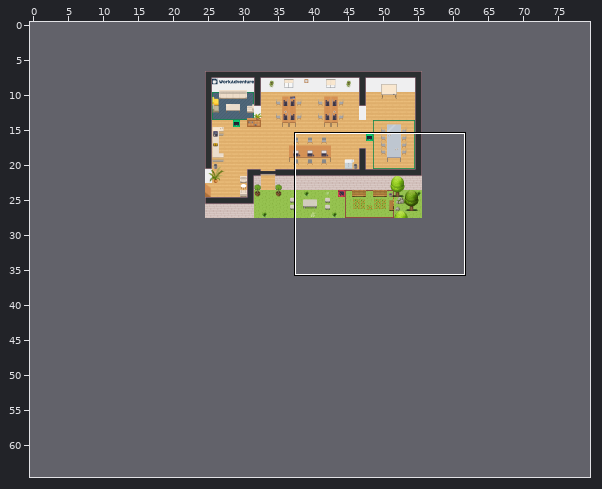
Tiled map (JSON), stored at office.tmj. Above: a wide view before the commit, with the close-up outlined.
Close-up. The starting point:
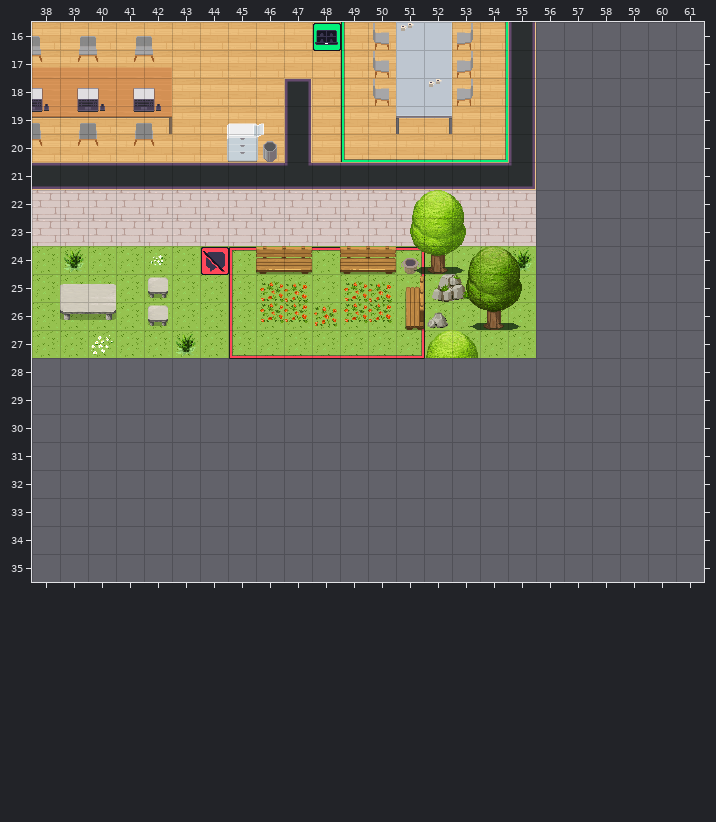
Cells are 32x32 px. Shown: x 38..61, y 16..35. The commit also changed other parts of the map, which this record leaves out. The old version is drawn lined up with the new one.
After the commit:
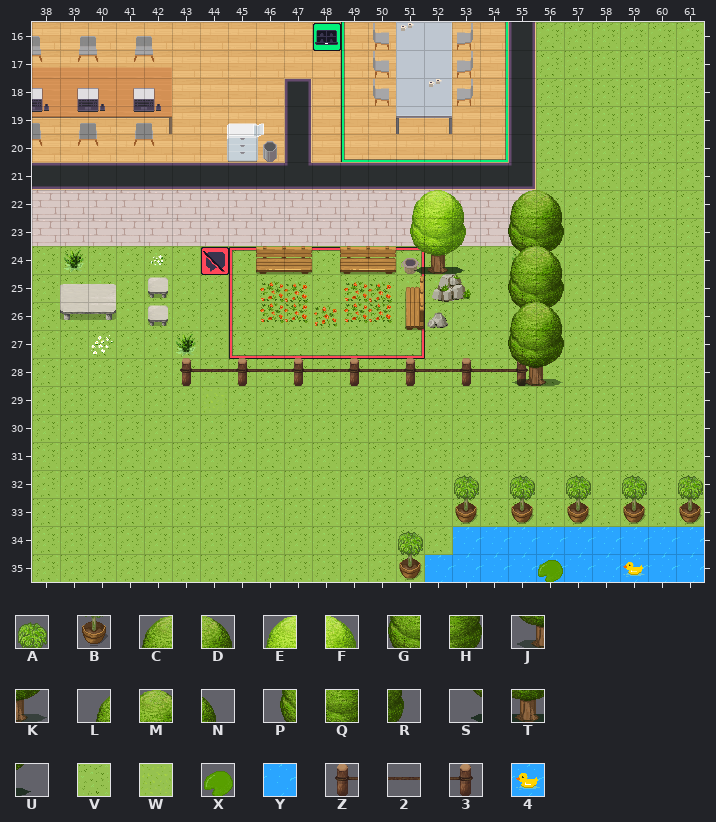
Key: from "WA_Decoration": A 78, B 90; from "WA_Exterior": C 0, D 1, E 3, F 4, G 25, H 26, J 50, K 51, L 75, M 76, N 77, P 100, Q 101, R 102, S 125, T 126, U 127, V 628, W 629, X 632, Y 676, Z 729, 2 730, 3 731, 4 768.
_ is an empty cell.
Tiles of an added or newly shown layer are drawn over the layers below it.
Difference:
map size 31x21 -> 80x65 cells (old content now starts at 25,7; both pictures use the new coordinates)
Layer "floor/floor1":
The edit adds tile V in rows 16 to 27 at x 56 to 61; in row 28 at x 38 to 61; in row 29 at x 38 to 43 and 45 to 61; in rows 30 to 34 at x 38 to 61; in row 35 at x 38 to 58 and 60 to 61.
The edit adds tile W in row 29 at x 44.
Layer "floor/floor2":
The edit adds tile Y in row 34 at x 53 to 61; in row 35 at x 52 to 61.
Layer "furniture/furniture1":
The edit adds tile 2 in row 28 at x 44 to 54.
The edit adds tile 3 in row 28 at x 55.
The edit adds tile A in row 32 at x 53, 55, 57, 59 and 61; in row 34 at x 51.
The edit adds tile B in row 33 at x 53, 55, 57, 59 and 61; in row 35 at x 51.
The edit adds tile Z in row 28 at x 43.
Layer "furniture/furniture4" (added):
The edit adds tile 4 in row 35 at x 59.
The edit adds tile X in row 35 at x 56.
Layer "furniture/furniture3":
The edit adds tile Z in row 28 at x 45, 47, 49, 51 and 53.
Tile S is removed in row 26 at x 53.
Tile T is removed in row 26 at x 54.
Tile U is removed in row 26 at x 55.
Layer "above/above1":
The edit adds tile G in row 23 at x 55; in row 25 at x 55; in row 27 at x 55.
The edit adds tile H in row 23 at x 56; in row 25 at x 56; in row 27 at x 56.
The edit adds tile J in row 24 at x 55; in row 26 at x 55; in row 28 at x 55.
The edit adds tile K in row 24 at x 56; in row 26 at x 56; in row 28 at x 56.
Tile E is removed in row 27 at x 52.
Tile F is removed in row 27 at x 53.
Layer "above/above2":
Tile N gives way to tile C in row 24 at x 55.
The edit adds tile C in row 22 at x 55; in row 26 at x 55.
The edit adds tile D in row 22 at x 56; in row 24 at x 56; in row 26 at x 56.
Tile L is removed in row 24 at x 53.
Tile M is removed in row 24 at x 54.
Tile P is removed in row 25 at x 53.
Tile Q is removed in row 25 at x 54.
Tile R is removed in row 25 at x 55.
Boxes around the changes in both close-ups, in picture pixels (x1, y1, x2, y2):
changed: (32, 22, 704, 582)
